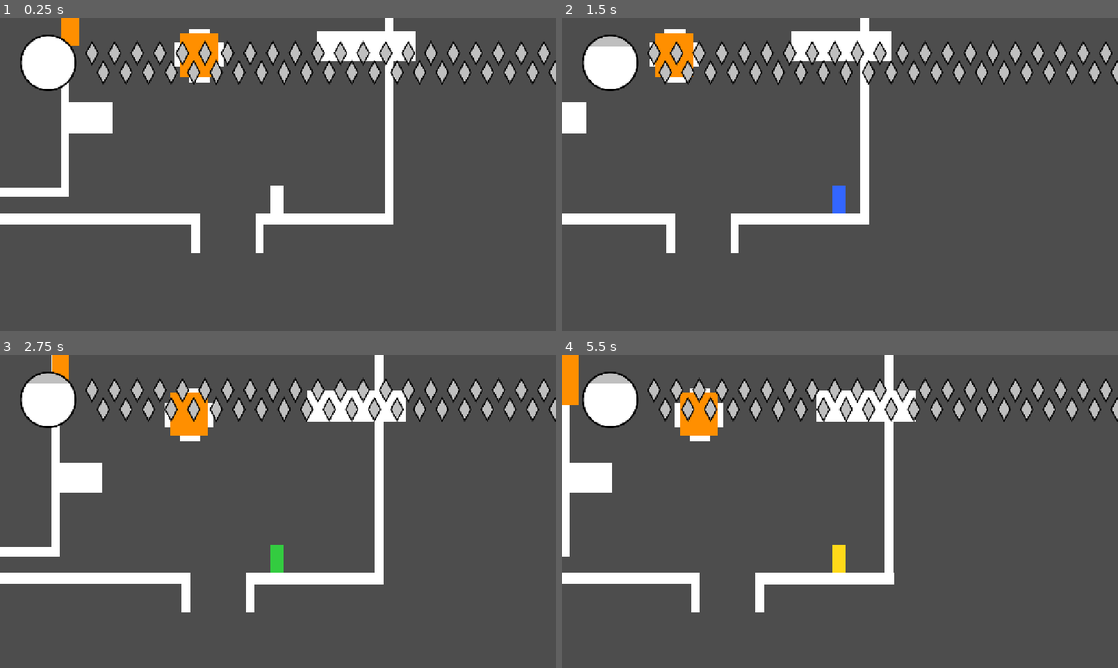
Above: before the commit, frames 1-4 (two rows, left to right).
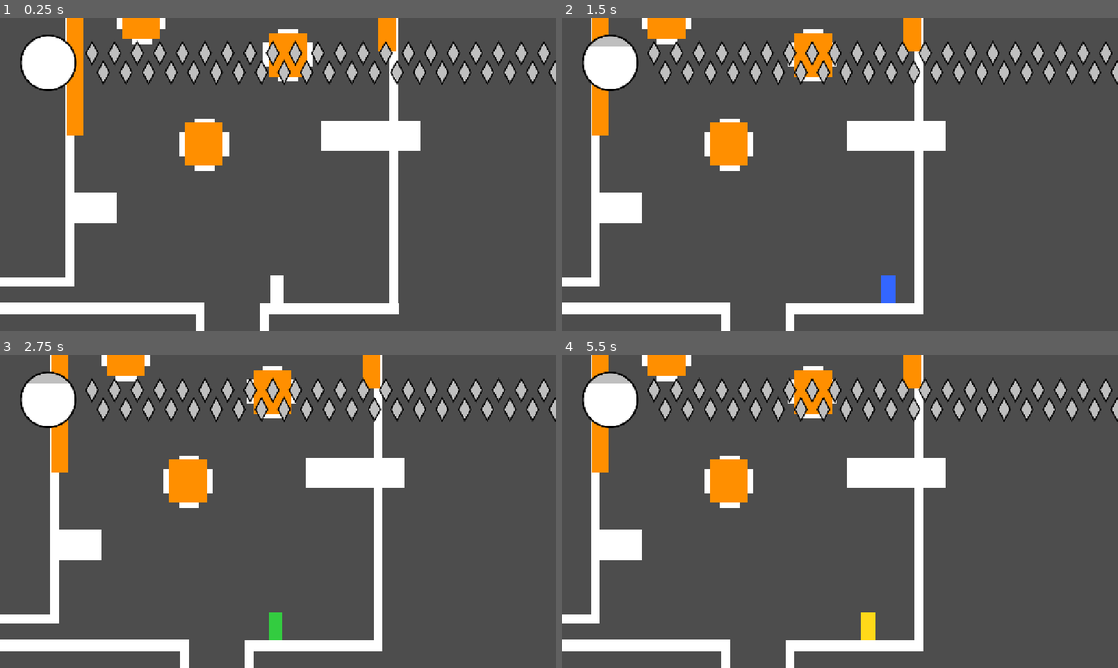
Above: after the commit, the same moments.

Repository: autonomouscrow/color-game
Game: Godot game, scene res://Scenes/Main.tscn
Two runs of this game, one before a commit and one after it. Both use one fixed random seed, a clock stepped at 60 frames per second and the inputs below.
Inputs:
- Up to frame 1 (0.25 s): no input
- Up to frame 2 (1.5 s): tap Enter at 0.5 s; hold Ctrl (burst) 0.53-1.28 s; hold Right (move_right) from 0.53 s (still down); tap A (jump) at 0.77 s; tap E (color_blue) at 1.35 s
- Up to frame 3 (2.75 s): tap A (jump) at 1.52 s; release Right (move_right) at 2.03 s; hold Left (move_left) from 2.03 s (still down); tap F (color_green) at 2.1 s
- Up to frame 4 (5.5 s): release Left (move_left) at 2.78 s; hold Right (move_right) 2.78-4.28 s; tap W (color_red) at 2.85 s; tap A (jump) at 3.02, 3.77, 4.52 s; tap Q (color_white) at 3.6 s; hold Left (move_left) 4.28-5.03 s; tap R (color_yellow) at 4.35 s; hold Right (move_right) from 5.03 s (still down); hold Z (crisis) from 5.03 s (still down)

The runs differ from the first frame. In frame 1, 16% of the frame differs, in the area x 0-76%, y 0-100%; in frame 2, 14%; in frame 3, 15%; in frame 4, 17%, in the area x 0-69%, y 0-100%.

Commit message:
fsdaf

Diff:
--- a/Scenes/Main.tscn
+++ b/Scenes/Main.tscn
@@ -23,7 +23,7 @@
 [node name="Red2" parent="RoomContainer" unique_id=493293217 instance=ExtResource("3_v1gob")]
 
 [node name="Hue" parent="." unique_id=1902301394 groups=["Player"] instance=ExtResource("1_idj7w")]
-position = Vector2(709, 602)
+position = Vector2(4143, -6730)
 
 [node name="Camera2D" type="Camera2D" parent="Hue" unique_id=1716874876 groups=["Camera"]]
 position = Vector2(3, -38)
--- a/Scenes/Rooms/red_1.tscn
+++ b/Scenes/Rooms/red_1.tscn
@@ -16,41 +16,41 @@
 EnemyObjects = [NodePath("enemies/Slime3"), NodePath("enemies/Craw"), NodePath("enemies/Craw2"), NodePath("enemies/Slim …(641 unchanged characters)…
 
 [node name="RoomBoundry" parent="." unique_id=2141509462 instance=ExtResource("4_w2i4l")]
-position = Vector2(295, -907.00006)
+position = Vector2(5396.9995, -4687)
 scale = Vector2(293.6146, 181.91998)
 
 [node name="OutD" parent="." unique_id=199470789 instance=ExtResource("2_062ts")]
-position = Vector2(555, 966)
+position = Vector2(5657, -2814)
 scale = Vector2(14.600002, 1)
 target_room_id = "Green3"
 target_door_id = "InU"
 
 [node name="InD" type="Marker2D" parent="." unique_id=797697442]
-position = Vector2(398, 822)
+position = Vector2(5499.9995, -2958)
 scale = Vector2(-50.533234, 104.21489)
 
 [node name="OutR" parent="." unique_id=1584925336 instance=ExtResource("2_062ts")]
-position = Vector2(3270, -674)
+position = Vector2(8372, -4454)
 scale = Vector2(1, 9.639998)
 target_room_id = "Red1"
 target_door_id = "InD"
 
 [node name="InR" type="Marker2D" parent="." unique_id=1138180584]
-position = Vector2(3242, -615)
+position = Vector2(8344, -4395)
 scale = Vector2(1, 9.639998)
 
 [node name="OutU" parent="." unique_id=513142976 instance=ExtResource("2_062ts")]
-position = Vector2(-1066, -2796)
+position = Vector2(4033, -6573)
 scale = Vector2(50.04, 1)
 target_room_id = "Red2"
 target_door_id = "InD"
 
 [node name="InU" type="Marker2D" parent="." unique_id=792671878]
-position = Vector2(-1029, -2751)
+position = Vector2(4066, -6527)
 scale = Vector2(50.04, 1)
 
 [node name="platforms" type="Node2D" parent="." unique_id=1036979319]
-position = Vector2(730, 286)
+position = Vector2(5832, -3494)
 
 [node name="Box19" parent="platforms" unique_id=242483806 instance=ExtResource("3_062ts")]
 position = Vector2(-316, 615)
@@ -295,7 +295,7 @@
 scale = Vector2(11.443259, 10.171089)
 
 [node name="Box64" parent="platforms" unique_id=1991297025 instance=ExtResource("3_062ts")]
-position = Vector2(-1758, -2842)
+position = Vector2(-1758, -2903)
 scale = Vector2(11.443259, 4.531091)
 
 [node name="Box65" parent="platforms" unique_id=787633533 instance=ExtResource("3_062ts")]
@@ -315,7 +315,7 @@
 scale = Vector2(1, 8.4)
 
 [node name="enemies" type="Node2D" parent="." unique_id=1624267369]
-position = Vector2(-2042, -1400)
+position = Vector2(3060, -5180)
 
 [node name="Slime3" parent="enemies" unique_id=316356887 instance=ExtResource("5_mraq4")]
 position = Vector2(867, 1800)
@@ -411,4 +411,8 @@
 [node name="Craw10" parent="enemies" unique_id=2089927646 instance=ExtResource("5_yplr5")]
 
 [node name="Canvas" parent="." unique_id=1299036508 instance=ExtResource("10_rdn0l")]
-position = Vector2(-281, 676)
+position = Vector2(4821, -3104)
+
+[node name="Box" parent="." unique_id=1157402427 instance=ExtResource("3_062ts")]
+position = Vector2(4034, -6599)
+scale = Vector2(54.559998, 1)
--- a/Scenes/Rooms/red_2.tscn
+++ b/Scenes/Rooms/red_2.tscn
@@ -1,6 +1,7 @@
 [gd_scene format=3 uid="uid://iybgug44ob8o"]
 
 [ext_resource type="Script" uid="uid://dkhpmj78ce0lx" path="res://Scripts/Room.gd" id="1_2vpxa"]
+[ext_resource type="PackedScene" uid="uid://b5ve86daq1wpt" path="res://Scenes/room_boundry.tscn" id="2_dyo1k"]
 [ext_resource type="PackedScene" uid="uid://b7owcqgbcb5fa" path="res://Scenes/roomExit.tscn" id="2_xmy5j"]
 [ext_resource type="PackedScene" uid="uid://bbreqjvxwbsbw" path="res://SolidBox.tscn" id="3_xmy5j"]
 [ext_resource type="PackedScene" uid="uid://k6kpr2pmhh05" path="res://Scenes/Prefabs/canvas.tscn" id="4_cjpqh"]
@@ -9,17 +10,21 @@
 [node name="Red2" type="Node2D" unique_id=493293217 groups=["Room"]]
 script = ExtResource("1_2vpxa")
 
+[node name="RoomBoundry" parent="." unique_id=2141509462 instance=ExtResource("2_dyo1k")]
+position = Vector2(3781.0002, -8984)
+scale = Vector2(109.08, 232.84001)
+
 [node name="OutD" parent="." unique_id=199470789 instance=ExtResource("2_xmy5j")]
-position = Vector2(595, 754)
+position = Vector2(4049, -6635)
 scale = Vector2(6.6399975, 1)
 target_room_id = "Red1"
 target_door_id = "InU"
 
 [node name="InD" type="Marker2D" parent="." unique_id=624620213]
-position = Vector2(702, 631)
+position = Vector2(4147, -6756)
 
 [node name="platforms" type="Node2D" parent="." unique_id=1887796736]
-position = Vector2(595, 754)
+position = Vector2(4040, -6618.9995)
 scale = Vector2(6.6399975, 1)
 
 [node name="Box" parent="platforms" unique_id=1599687405 instance=ExtResource("3_xmy5j")]
@@ -131,10 +136,10 @@
 safeZone = NodePath("../DamageTP")
 
 [node name="Canvas" parent="." unique_id=1299036508 instance=ExtResource("4_cjpqh")]
-position = Vector2(587, -302)
+position = Vector2(4032, -7675)
 
 [node name="Box15" parent="." unique_id=2016605142 instance=ExtResource("3_xmy5j")]
-position = Vector2(723.99994, 81.00006)
+position = Vector2(4169, -7292)
 scale = Vector2(2.36, 5.8399987)
 
 [node name="Box2" parent="Box15" unique_id=2122675506 instance=ExtResource("3_xmy5j")]
@@ -147,7 +152,7 @@
 safeZone = NodePath("../../platforms/DamageTP2")
 
 [node name="Box16" parent="." unique_id=668773920 instance=ExtResource("3_xmy5j")]
-position = Vector2(936.00006, -411)
+position = Vector2(4381, -7784)
 scale = Vector2(2.36, 5.8399987)
 
 [node name="Box2" parent="Box16" unique_id=845043700 instance=ExtResource("3_xmy5j")]
@@ -160,7 +165,7 @@
 safeZone = NodePath("../../platforms/DamageTP2")
 
 [node name="Box17" parent="." unique_id=741018608 instance=ExtResource("3_xmy5j")]
-position = Vector2(259, -236)
+position = Vector2(3704, -7609)
 scale = Vector2(2.36, 5.8399987)
 
 [node name="Box2" parent="Box17" unique_id=1405206737 instance=ExtResource("3_xmy5j")]
@@ -173,7 +178,7 @@
 safeZone = NodePath("../../platforms/DamageTP")
 
 [node name="Box18" parent="." unique_id=1433316071 instance=ExtResource("3_xmy5j")]
-position = Vector2(627.00006, -562)
+position = Vector2(4072, -7935)
 scale = Vector2(2.36, 5.8399987)
 
 [node name="Box2" parent="Box18" unique_id=925418617 instance=ExtResource("3_xmy5j")]
@@ -186,9 +191,26 @@
 safeZone = NodePath("../../DamageTP")
 
 [node name="DamageTP" type="Marker2D" parent="." unique_id=1597281815]
-position = Vector2(565, -292)
+position = Vector2(4010.0005, -7665.001)
 scale = Vector2(2.16, 2.48)
 
 [node name="DamageBlock" parent="." unique_id=1802660370 instance=ExtResource("5_bt88p")]
-position = Vector2(216, -697)
-scale = Vector2(1, 7.8400025)
+position = Vector2(3667, -8329)
+scale = Vector2(1, 15.840004)
+
+[node name="Box19" parent="." unique_id=68205956 instance=ExtResource("3_xmy5j")]
+position = Vector2(4305, -8142)
+scale = Vector2(2.36, 5.8399987)
+
+[node name="Box2" parent="Box19" unique_id=409035666 instance=ExtResource("3_xmy5j")]
+position = Vector2(-0.42373657, 0)
+scale = Vector2(2.4060733, 0.46733683)
+
+[node name="DamageBlock2" parent="Box19" unique_id=1329499287 node_paths=PackedStringArray("safeZone") instance=ExtResource("5_bt88p")]
+position = Vector2(-18.220306, -8.219195)
+scale = Vector2(0.91525435, 0.42465764)
+safeZone = NodePath("../../DamageTP")
+
+[node name="Box" parent="." unique_id=1830392160 instance=ExtResource("3_xmy5j")]
+position = Vector2(4025.0002, -6619)
+scale = Vector2(23.399961, 1)
